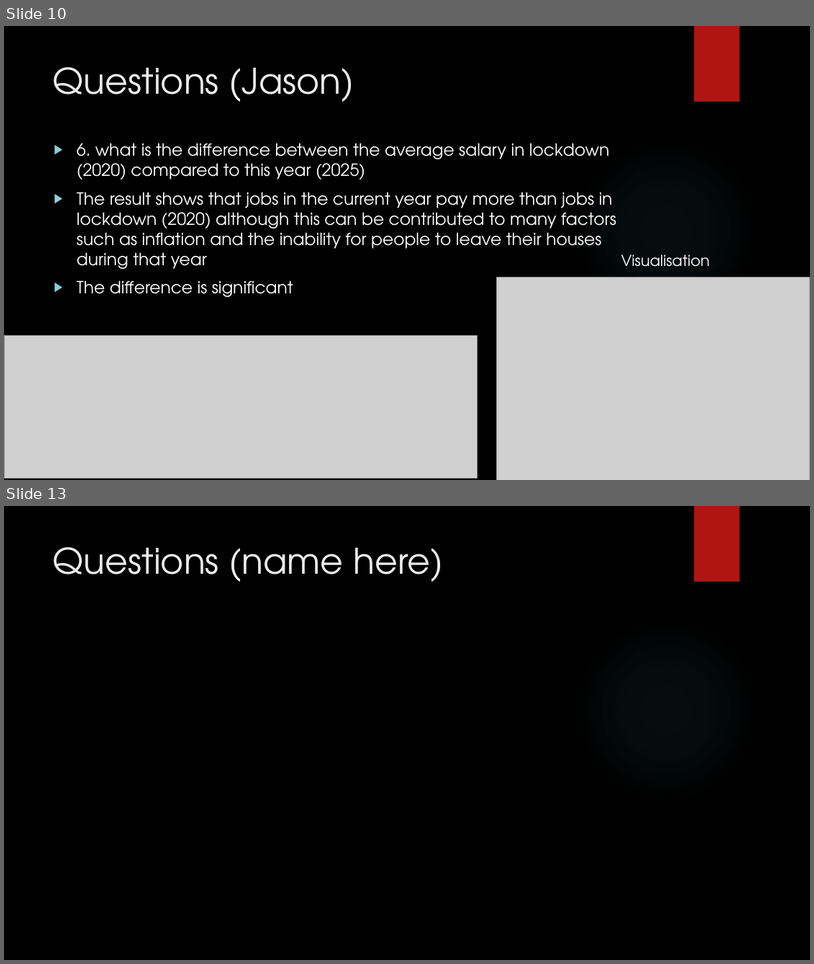
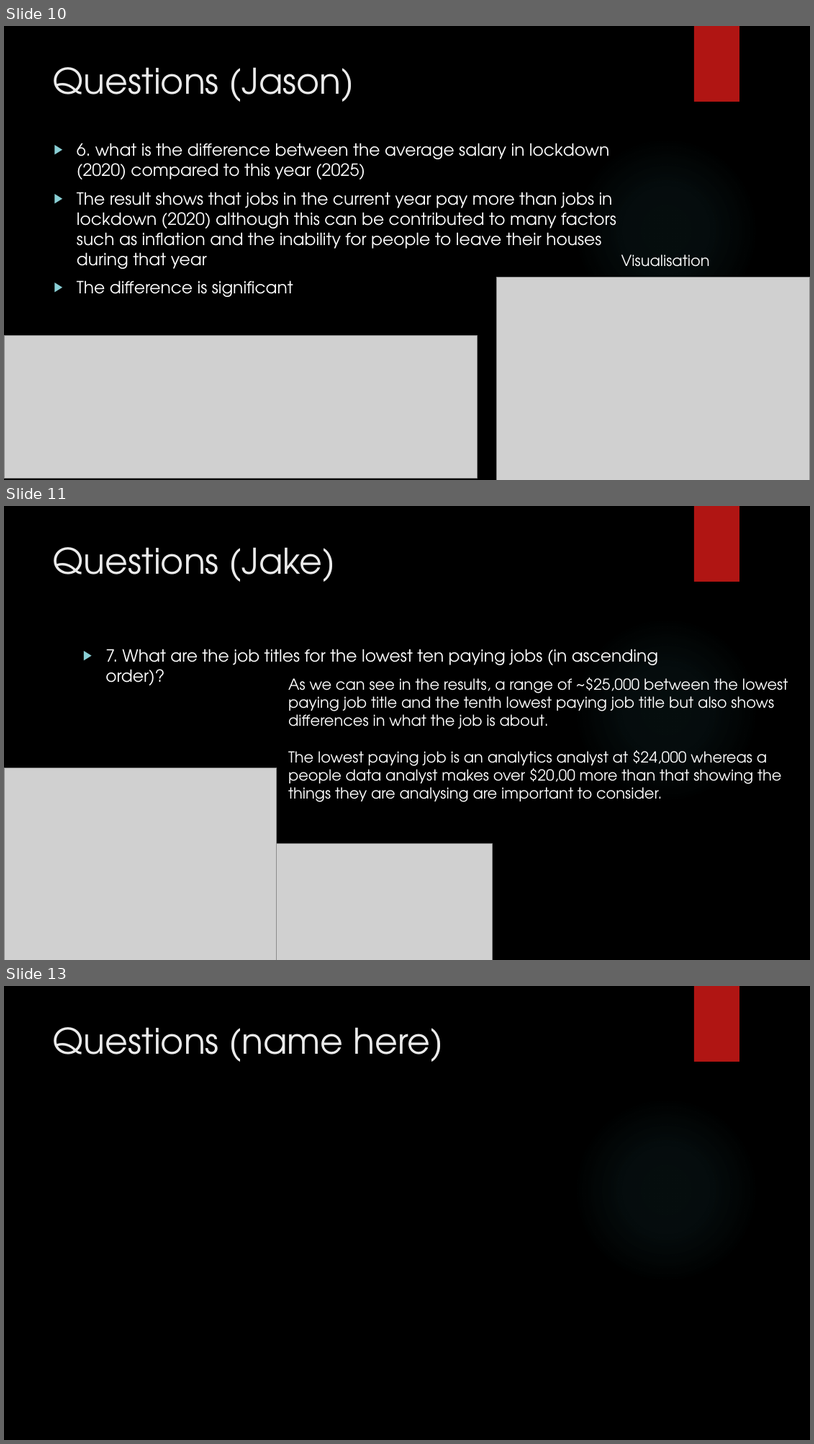
Before and after one commit to csmfduro/salaries, a slide deck: Computer Science Workshop Presentation.pptx. Shown one above the other, each under a label of ours: slides 10 and 13 before the commit, slides 10, 11 and 13 after it; the slides between them are not shown. The pictures are 814x964 and 814x1444 pixels, drawn with LibreOffice and Linux fonts; fonts in the diff are those of the drawing; grey boxes stand for pictures; background and template pictures are left out. Boxes give left, top, right and bottom in pixels: in the first picture for what was removed or moved away, otherwise in the second. Text is boxed around its words. In the diff, an @@ line names an element or a change of style, - is before the commit and + after.

Commit message:
Added in my section of the questions

```diff
--- a/Computer Science Workshop Presentation.pptx
+++ b/Computer Science Workshop Presentation.pptx
@@ slide 11 added at [4,506,810,960], background picture (left out); not listed: 2 template elements that a slide beside it also shows @@
@@ title added at [53,547,336,582], 42 pt, text #EBEBEB @@
+Questions (Jake)
@@ text added at [106,649,658,685], 20 pt, text #FFFFFF @@
+▶ 7. What are the job titles for the lowest ten paying jobs (in ascending order)?
@@ text added at [288,677,789,802], 18 pt, text #FFFFFF @@
+As we can see in the results, a range of ~$25,000 between the lowest paying job title and the tenth lowest paying job title but also shows differences in what the job is about.
+The lowest paying job is an analytics analyst at $24,000 whereas a people data analyst makes over $20,00 more than that showing the things they are analysing are important to consider.
@@ picture added at [4,767,277,960] @@
@@ picture added at [277,843,492,960] @@
```
Also in this commit, not shown: 1 other slide added, 2 slides removed.
